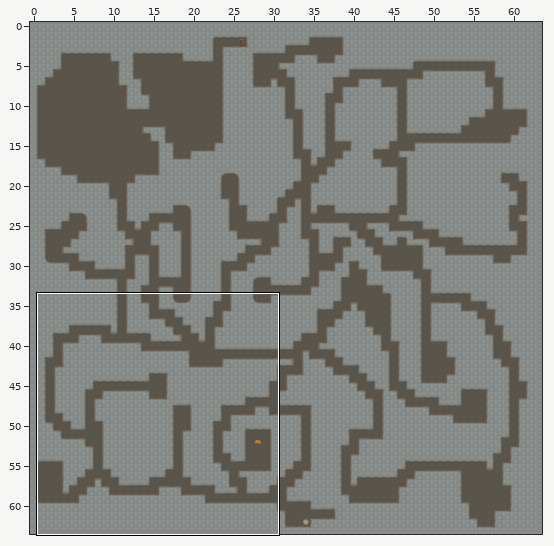
Two states of a Tiled map, maps/ant_tunnel2.tmx. The picture above shows the old version from afar; the outline marks the close-up.
Close-up. The starting point:
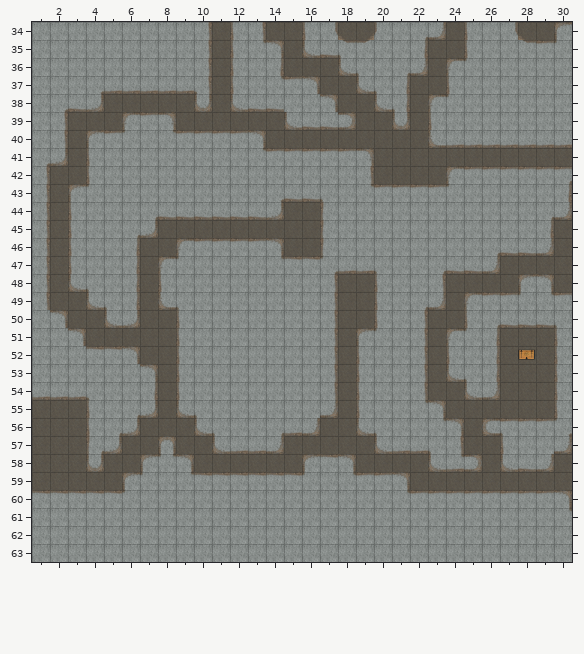
Cells are 128x128 px. Shown: x 1..30, y 34..63. The commit also changed other parts of the map, which this record leaves out.
Now the later version:
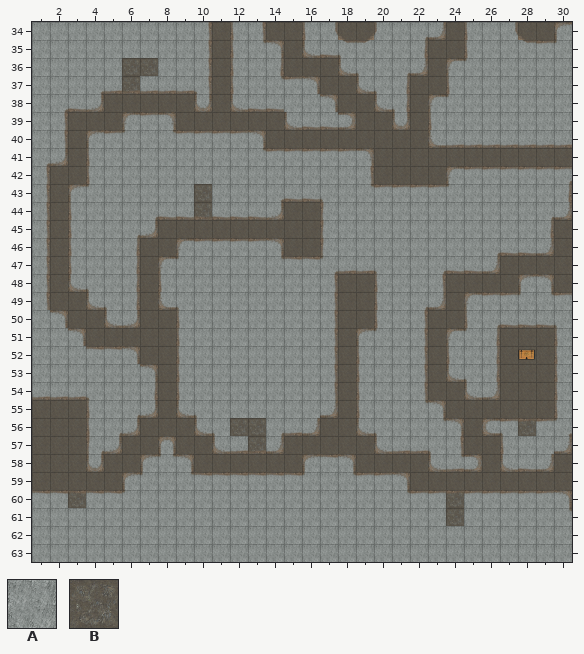
Key: from "tunnels": A 17, B 20.
_ is an empty cell.
Changes in this commit:
{"where": "layer \"walls\""}
{"y":36,"x":6,"old":"AA","new":"BB"}
{"y":37,"x":6,"old":"A","new":"B"}
{"y":43,"x":10,"old":"A","new":"B"}
{"y":44,"x":10,"old":"A","new":"B"}
{"y":56,"x":12,"old":"AA","new":"BB"}
{"y":56,"x":28,"old":"A","new":"B"}
{"y":57,"x":13,"old":"A","new":"B"}
{"y":60,"x":3,"old":"A","new":"B"}
{"y":60,"x":24,"old":"A","new":"B"}
{"y":61,"x":24,"old":"A","new":"B"}
{"label":"changed","picture_box":[122,58,158,93]}
{"label":"changed","picture_box":[194,184,212,219]}
{"label":"changed","picture_box":[230,418,266,453]}
{"label":"changed","picture_box":[518,419,536,436]}
{"label":"changed","picture_box":[68,491,86,508]}
{"label":"changed","picture_box":[446,491,464,526]}
